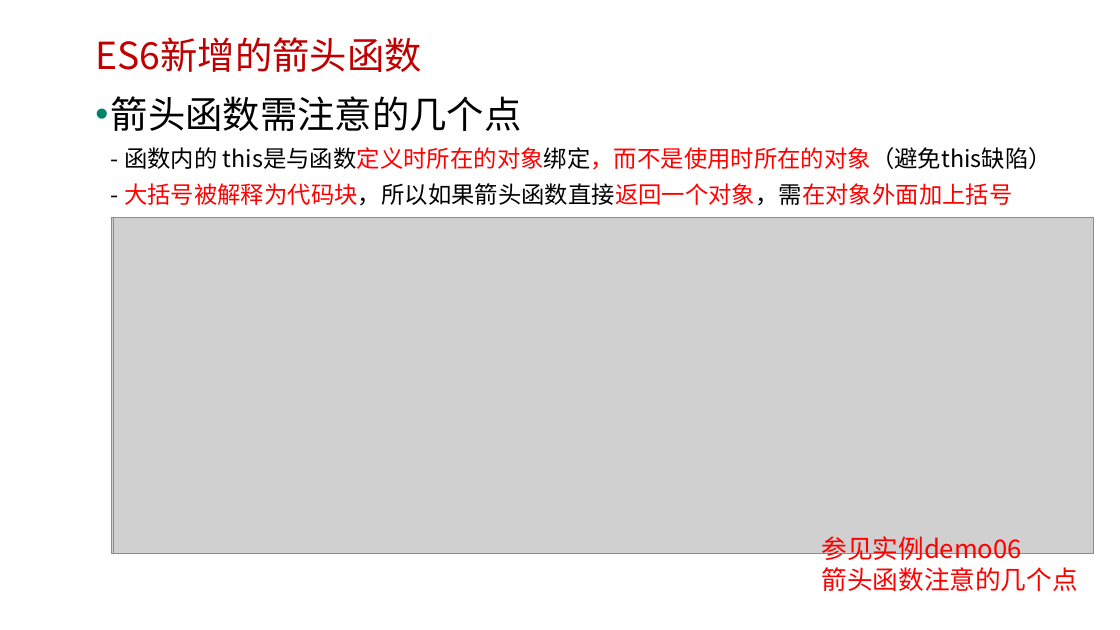
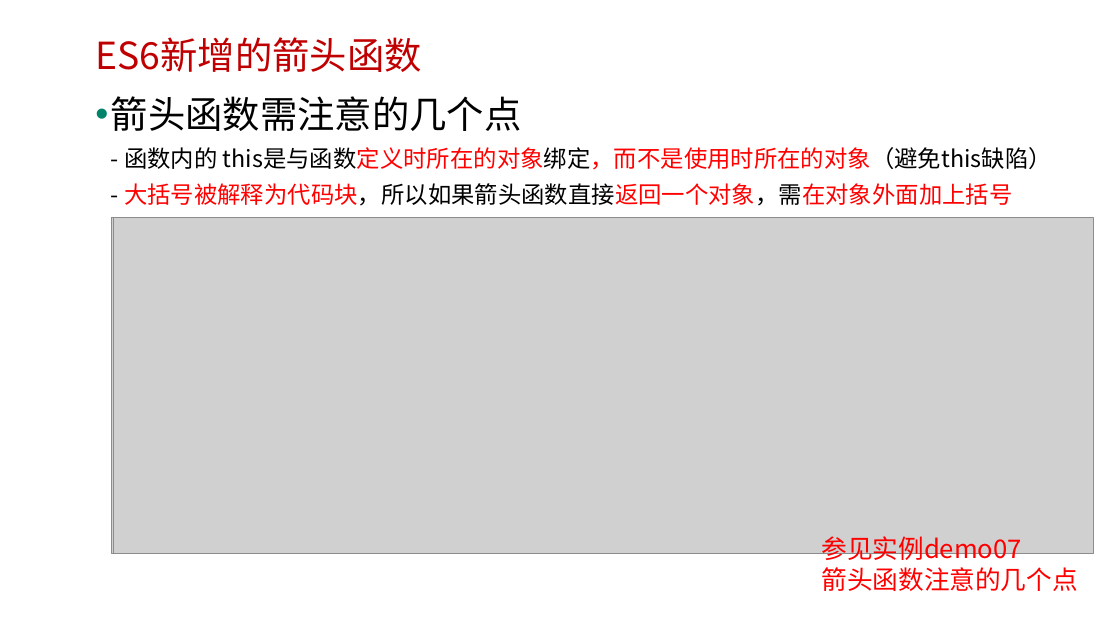
Before and after one commit to edu2act/course-javascript-advanced, a slide deck: slide 16 of 课程PPT/14.ECMAScript 6 二.pptx (slide 15 before the commit). Drawn at 1120x630 pixels with LibreOffice and Linux fonts; fonts in the diff are those of the drawing; grey boxes stand for pictures; background and template pictures are left out. Boxes give left, top, right and bottom in pixels: in the first picture for what was removed or moved away, otherwise in the second. Text is boxed around its words. In the diff, an @@ line names an element or a change of style, - is before the commit and + after.

```diff
--- a/课程PPT/14.ECMAScript 6 二.pptx
+++ b/课程PPT/14.ECMAScript 6 二.pptx
@@ text at bbox=[822, 536, 1022, 565]: text changed @@
-参见实例demo06
+参见实例demo07
```
Also in this commit, not shown: 13 other slides changed, 1 slide added, 8 other files.
